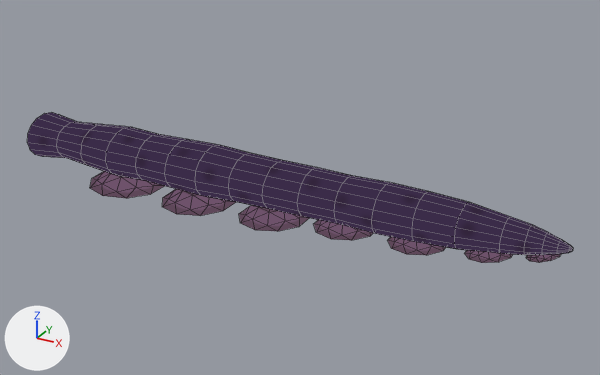
Before and after pictures for a commit that changed the Blender file Assets/Blender/Crabtopus/OctopusArm.blend.
One viewpoint serves both versions: a 50 mm lens placed at (10.67, -20.6, 10.65), pointed at (-0.91, 0.45, 0.13). Arrows for +X, +Y and +Z are at lower left; the lights stay in place. Mesh edges are drawn as thin lines.

Names of what the first picture shows: 'Modle.013'.
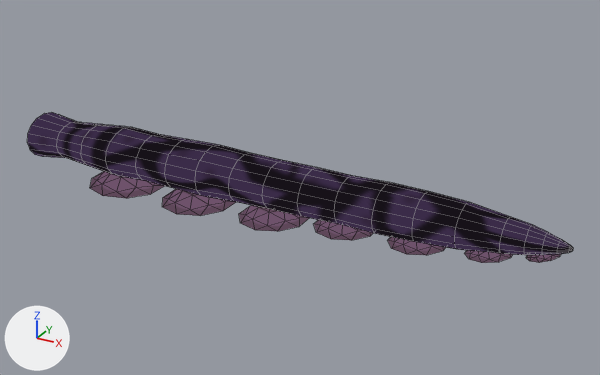
Edits to the bpy script that builds the scene:
```text
Add img_crabtopushurt2tex_png:
    img_crabtopushurt2tex_png = load_image('CrabtopusHurt2Tex.png', '../../Materials/CrabtopusHurt2Tex.png', 2048, 2048, 'sRGB')
Change mat_crabtopus:
    where n4 = _N.new('ShaderNodeTexImage'); n4.name = 'Image Texture'
    n4.image: img_crabtopustex_png -> img_crabtopushurt2tex_png
```

Where the change shows, as pixel boxes (x1, y1, x2, y2) in the pictures (600 x 375 px):
'Modle.013', surface changed (purple to black)
    both: (27, 119, 573, 257)
